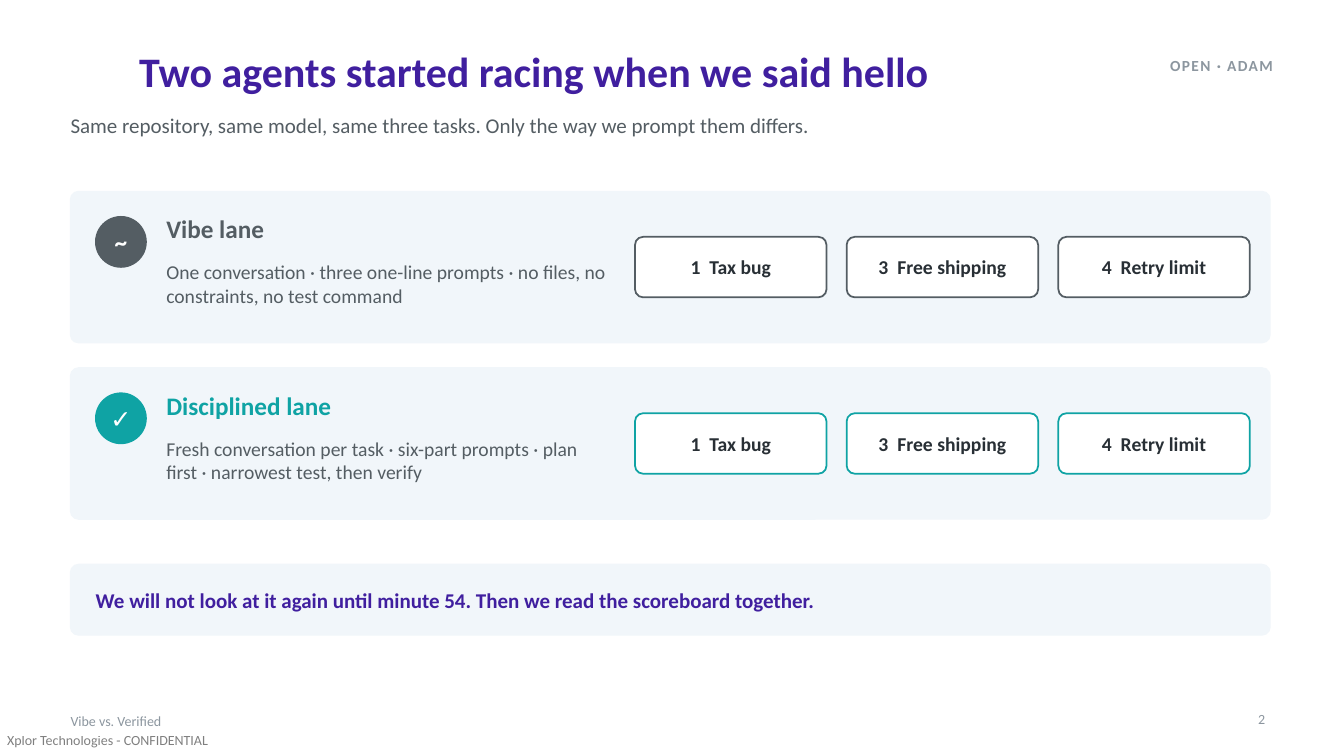
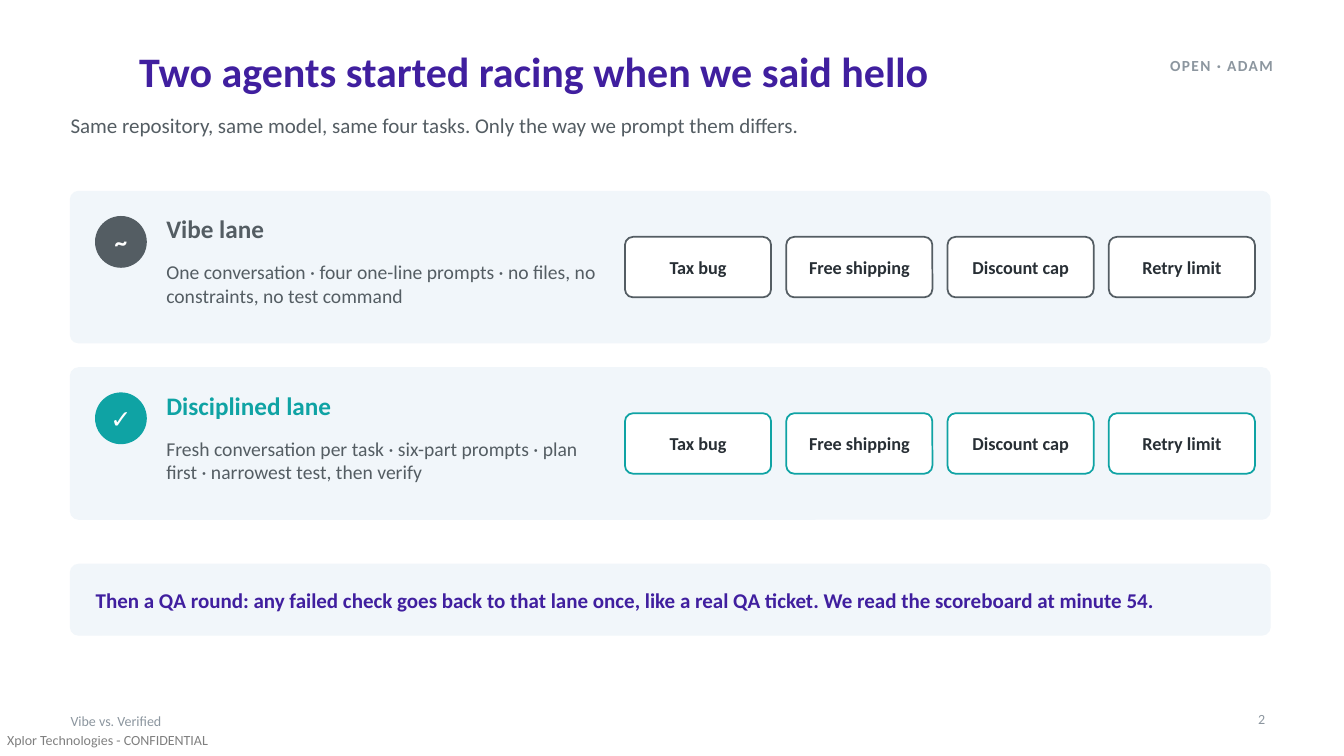
Before and after one commit to AdamMiddendorf/token-efficiency-demo, a slide deck: slide 2 of presentation/vibe-vs-verified.pptx. Drawn at 1344x756 pixels with LibreOffice and Linux fonts; fonts in the diff are those of the drawing. Boxes give left, top, right and bottom in pixels: in the first picture for what was removed or moved away, otherwise in the second. Text is boxed around its words. In the diff, an @@ line names an element or a change of style, - is before the commit and + after.

```diff
--- a/presentation/vibe-vs-verified.pptx
+++ b/presentation/vibe-vs-verified.pptx
@@ text at box(71, 118, 797, 137): text changed @@
-Same repository, same model, same three tasks. Only the way we prompt them differs.
+Same repository, same model, same four tasks. Only the way we prompt them differs.
@@ rounded rectangle: place and size @@
-rounded rectangle at box(635, 237, 827, 297)
+rounded rectangle at box(625, 237, 771, 297)
@@ rounded rectangle added at box(786, 237, 933, 297), fill #FFFFFF, outline #545D63 1.25 pt @@
@@ rounded rectangle: place and size @@
-rounded rectangle at box(847, 237, 1038, 297)
+rounded rectangle at box(948, 237, 1094, 297)
@@ rounded rectangle: place and size @@
-rounded rectangle at box(1059, 237, 1250, 297)
+rounded rectangle at box(1109, 237, 1255, 297)
@@ text at box(166, 265, 596, 305): text changed @@
-One conversation · three one-line prompts · no files, no constraints, no test command
+One conversation · four one-line prompts · no files, no constraints, no test command
@@ text at box(670, 261, 726, 277): text changed; size 14 to 13 pt @@
-1 Tax bug
+Tax bug
@@ text at box(809, 261, 910, 277): text changed; size 14 to 13 pt @@
-3 Free shipping
+Free shipping
@@ text added at box(972, 261, 1069, 277), 13 pt, text #282F35, bold @@
+Discount cap
@@ text at box(1142, 261, 1221, 277): text changed; size 14 to 13 pt @@
-4 Retry limit
+Retry limit
@@ rounded rectangle: place and size @@
-rounded rectangle at box(635, 413, 827, 474)
+rounded rectangle at box(625, 413, 771, 474)
@@ rounded rectangle added at box(786, 413, 933, 474), fill #FFFFFF, outline #0FA3A4 1.25 pt @@
@@ rounded rectangle: place and size @@
-rounded rectangle at box(847, 413, 1038, 474)
+rounded rectangle at box(948, 413, 1094, 474)
@@ rounded rectangle: place and size @@
-rounded rectangle at box(1059, 413, 1250, 474)
+rounded rectangle at box(1109, 413, 1255, 474)
@@ text at box(670, 437, 726, 453): text changed; size 14 to 13 pt @@
-1 Tax bug
+Tax bug
@@ text at box(809, 437, 910, 453): text changed; size 14 to 13 pt @@
-3 Free shipping
+Free shipping
@@ text added at box(972, 437, 1069, 453), 13 pt, text #282F35, bold @@
+Discount cap
@@ text at box(1142, 437, 1221, 453): text changed; size 14 to 13 pt @@
-4 Retry limit
+Retry limit
@@ text at box(96, 593, 1154, 612): text changed @@
-We will not look at it again until minute 54. Then we read the scoreboard together.
+Then a QA round: any failed check goes back to that lane once, like a real QA ticket. We read the scoreboard at minute 54.
```
Also in this commit, not shown: 1 other slide changed.
